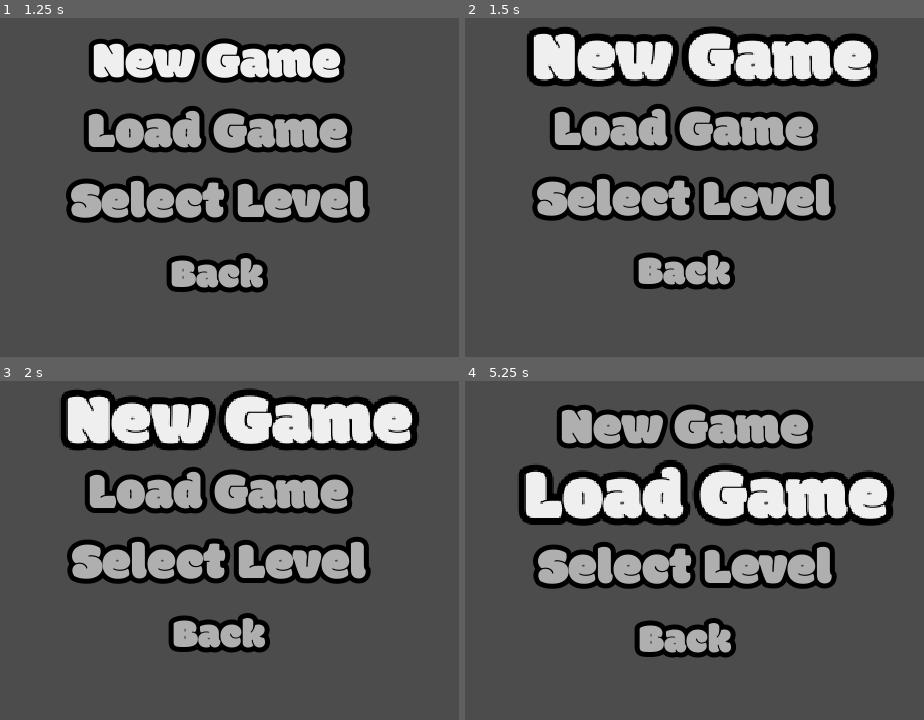
Above: before the commit, frames 1-4 (two rows, left to right).
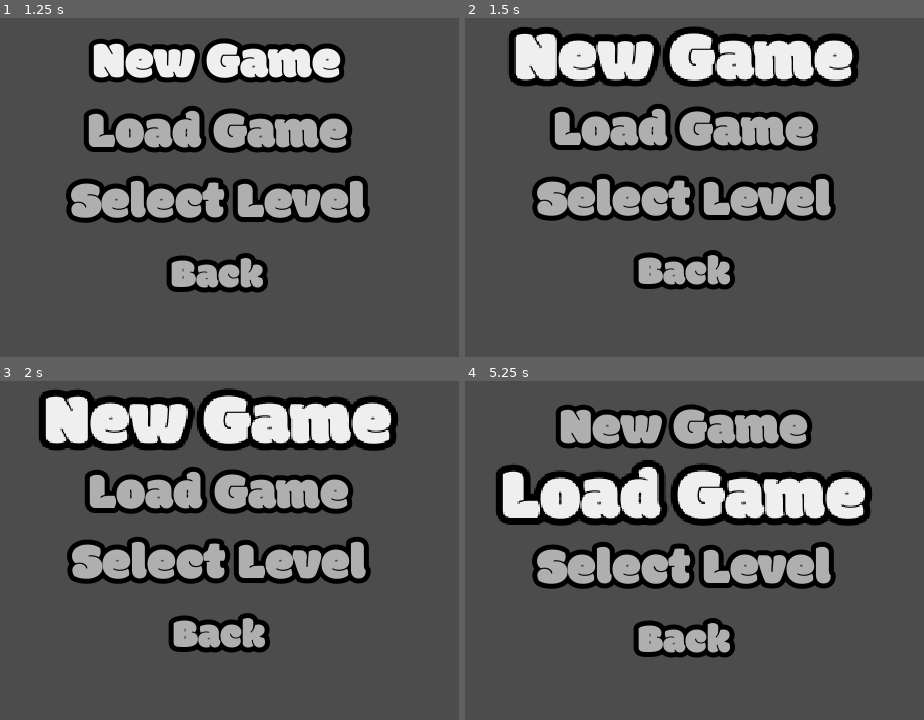
Above: after the commit, the same moments.

Repository: senseibobo/velika-gozba
Game: Godot game, scene res://UI/MainMenu.tscn
Two runs of this game, one before a commit and one after it. Both use one fixed random seed, a clock stepped at 60 frames per second and the inputs below. This scene is started directly instead of the project's main scene.
Inputs:
- Up to frame 1 (1.25 s): click "Play" at 0.5 s
- Up to frame 2 (1.5 s): click "New Game" at 1.25 s
- Up to frame 3 (2 s): no input
- Up to frame 4 (5.25 s): click "New Game" at 2 s; click "Select Level" at 2.75 s; click "Back" at 3.5 s; click "Play" at 4.25 s; click "Load Game" at 5 s

Frame 1 is identical in both runs. In frame 2, 6.3% of the frame differs, in the area x 9-90%, y 2-21%; in frame 3, 6.8%; in frame 4, 11%, in the area x 6-94%, y 7-82%.

Commit message:
fixed main menu button pivot offsets

Diff:
--- a/Game/UI/MainMenu.gd
+++ b/Game/UI/MainMenu.gd
@@ -41,6 +41,7 @@
 	var mpos : Vector2 = get_viewport().get_mouse_position()
 	centerc.rect_position = screen_size/2 - (screen_size/2-mpos)/16.0 + menu_offset
 	for button in c:
+		if not button is Button: continue
 		var new_scale : float = 1.0 + int(button.get_global_rect().has_point(get_global_mouse_position()))*0.4
 		button.rect_scale = lerp(button.rect_scale,Vector2(new_scale,new_scale),10*delta)
 
--- a/Game/UI/MainMenu.tscn
+++ b/Game/UI/MainMenu.tscn
@@ -38,6 +38,7 @@
 }
 
 [node name="MenuContainer" type="VBoxContainer" parent="CenterContainer"]
+visible = false
 margin_left = -151.0
 margin_top = -208.0
 margin_right = 150.0
@@ -85,6 +86,7 @@
 text = "Quit"
 
 [node name="PlayContainter" type="VBoxContainer" parent="CenterContainer"]
+visible = false
 margin_left = -235.0
 margin_top = -208.0
 margin_right = 234.0
@@ -95,7 +97,7 @@
 margin_right = 469.0
 margin_bottom = 80.0
 rect_min_size = Vector2( 240, 80 )
-rect_pivot_offset = Vector2( 150.5, 40 )
+rect_pivot_offset = Vector2( 234.5, 40 )
 focus_mode = 0
 enabled_focus_mode = 0
 text = "New Game"
@@ -105,7 +107,7 @@
 margin_right = 469.0
 margin_bottom = 192.0
 rect_min_size = Vector2( 240, 80 )
-rect_pivot_offset = Vector2( 150.5, 40 )
+rect_pivot_offset = Vector2( 234.5, 40 )
 focus_mode = 0
 enabled_focus_mode = 0
 text = "Load Game"
@@ -115,7 +117,7 @@
 margin_right = 469.0
 margin_bottom = 304.0
 rect_min_size = Vector2( 240, 80 )
-rect_pivot_offset = Vector2( 150.5, 40 )
+rect_pivot_offset = Vector2( 234.5, 40 )
 focus_mode = 0
 enabled_focus_mode = 0
 text = "Select Level"
@@ -125,13 +127,14 @@
 margin_right = 469.0
 margin_bottom = 416.0
 rect_min_size = Vector2( 240, 80 )
-rect_pivot_offset = Vector2( 150.5, 40 )
+rect_pivot_offset = Vector2( 234.5, 40 )
 focus_mode = 0
 custom_fonts/font = SubResource( 2 )
 enabled_focus_mode = 0
 text = "Back"
 
 [node name="AboutContainer" type="VBoxContainer" parent="CenterContainer"]
+visible = false
 margin_left = -173.0
 margin_top = -152.0
 margin_right = 172.0
@@ -142,7 +145,7 @@
 margin_right = 345.0
 margin_bottom = 80.0
 rect_min_size = Vector2( 240, 80 )
-rect_pivot_offset = Vector2( 150.5, 40 )
+rect_pivot_offset = Vector2( 172.5, 40 )
 focus_mode = 0
 enabled_focus_mode = 0
 text = "Credits"
@@ -152,7 +155,7 @@
 margin_right = 345.0
 margin_bottom = 192.0
 rect_min_size = Vector2( 240, 80 )
-rect_pivot_offset = Vector2( 150.5, 40 )
+rect_pivot_offset = Vector2( 172.5, 40 )
 focus_mode = 0
 enabled_focus_mode = 0
 text = "About Us"
@@ -162,13 +165,14 @@
 margin_right = 345.0
 margin_bottom = 304.0
 rect_min_size = Vector2( 240, 80 )
-rect_pivot_offset = Vector2( 150.5, 40 )
+rect_pivot_offset = Vector2( 172.5, 40 )
 focus_mode = 0
 custom_fonts/font = SubResource( 2 )
 enabled_focus_mode = 0
 text = "Back"
 
 [node name="CreditsContainer" type="VBoxContainer" parent="CenterContainer"]
+visible = false
 margin_left = -120.0
 margin_top = -152.0
 margin_right = 120.0
@@ -179,7 +183,7 @@
 margin_right = 240.0
 margin_bottom = 80.0
 rect_min_size = Vector2( 240, 80 )
-rect_pivot_offset = Vector2( 150.5, 40 )
+rect_pivot_offset = Vector2( 120, 40 )
 focus_mode = 0
 enabled_focus_mode = 0
 text = "Music"
@@ -189,7 +193,7 @@
 margin_right = 240.0
 margin_bottom = 192.0
 rect_min_size = Vector2( 240, 80 )
-rect_pivot_offset = Vector2( 150.5, 40 )
+rect_pivot_offset = Vector2( 120, 40 )
 focus_mode = 0
 enabled_focus_mode = 0
 text = "SFX"
@@ -199,13 +203,14 @@
 margin_right = 240.0
 margin_bottom = 304.0
 rect_min_size = Vector2( 240, 80 )
-rect_pivot_offset = Vector2( 150.5, 40 )
+rect_pivot_offset = Vector2( 120, 40 )
 focus_mode = 0
 custom_fonts/font = SubResource( 2 )
 enabled_focus_mode = 0
 text = "Back"
 
 [node name="AboutUsContainer" type="VBoxContainer" parent="CenterContainer"]
+visible = false
 margin_left = -120.0
 margin_top = -96.0
 margin_right = 120.0
@@ -226,13 +231,14 @@
 margin_right = 240.0
 margin_bottom = 192.0
 rect_min_size = Vector2( 240, 80 )
-rect_pivot_offset = Vector2( 150.5, 40 )
+rect_pivot_offset = Vector2( 120, 40 )
 focus_mode = 0
 custom_fonts/font = SubResource( 2 )
 enabled_focus_mode = 0
 text = "Back"
 
 [node name="MusicContainer" type="VBoxContainer" parent="CenterContainer"]
+visible = false
 margin_left = -424.0
 margin_top = -259.0
 margin_right = 424.0
@@ -264,7 +270,7 @@
 margin_right = 848.0
 margin_bottom = 517.0
 rect_min_size = Vector2( 240, 80 )
-rect_pivot_offset = Vector2( 150.5, 40 )
+rect_pivot_offset = Vector2( 424, 40 )
 focus_mode = 0
 custom_fonts/font = SubResource( 2 )
 enabled_focus_mode = 0
@@ -291,7 +297,7 @@
 margin_right = 240.0
 margin_bottom = 192.0
 rect_min_size = Vector2( 240, 80 )
-rect_pivot_offset = Vector2( 150.5, 40 )
+rect_pivot_offset = Vector2( 120, 40 )
 focus_mode = 0
 custom_fonts/font = SubResource( 2 )
 enabled_focus_mode = 0
